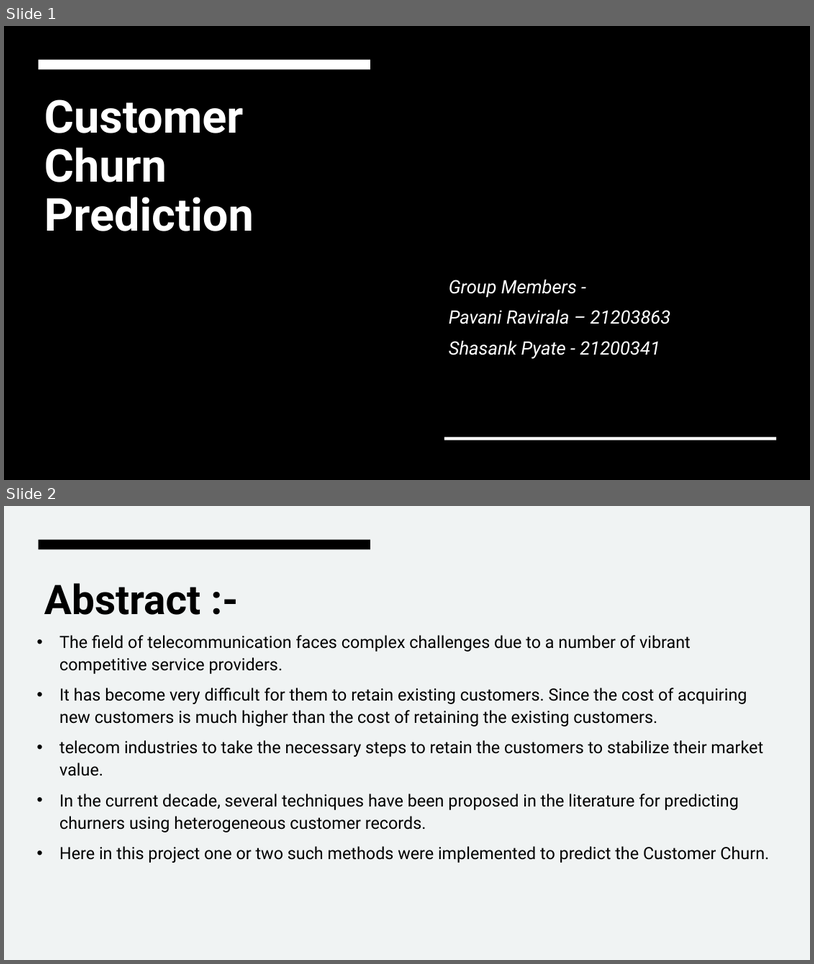
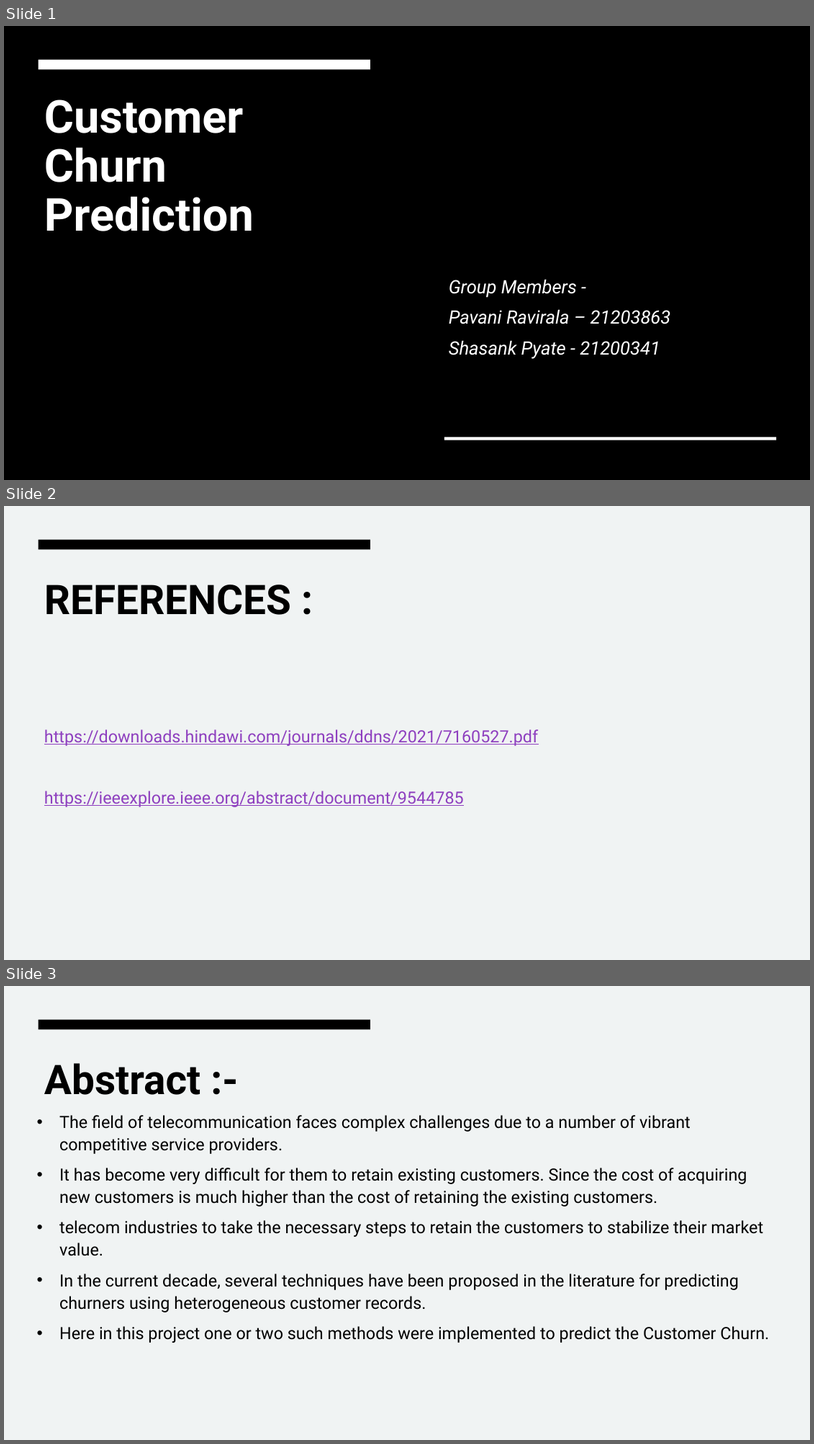
Before and after one commit to ACM40960/project-Pyate, a slide deck: Churn Prediction.pptx. Shown one above the other, each under a label of ours: slides 1 and 2 before the commit, slides 1, 2 and 3 after it. The pictures are 814x964 and 814x1444 pixels, drawn with LibreOffice and Linux fonts; fonts in the diff are those of the drawing; background and template pictures are left out; a plain dark background stands for a picture behind light text. Boxes give left, top, right and bottom in pixels: in the first picture for what was removed or moved away, otherwise in the second. Text is boxed around its words. In the diff, an @@ line names an element or a change of style, - is before the commit and + after.

Commit message:
Update Churn Prediction.pptx
Literature Review Reference udate

```diff
--- a/Churn Prediction.pptx
+++ b/Churn Prediction.pptx
@@ slide 2 added at (x1=4, y1=506, x2=810, y2=960), background #F0F3F3; not listed: 1 template element that a slide beside it also shows @@
@@ title added at (x1=44, y1=584, x2=291, y2=615), 48.6 pt, text #000000, bold @@
+REFERENCES :
@@ text added at (x1=44, y1=729, x2=538, y2=807), 20 pt, text #8E3FBF, underline @@
+https://downloads.hindawi.com/journals/ddns/2021/7160527.pdf
+https://ieeexplore.ieee.org/abstract/document/9544785
@@ what was slide 2 is now slide 3 @@
```
